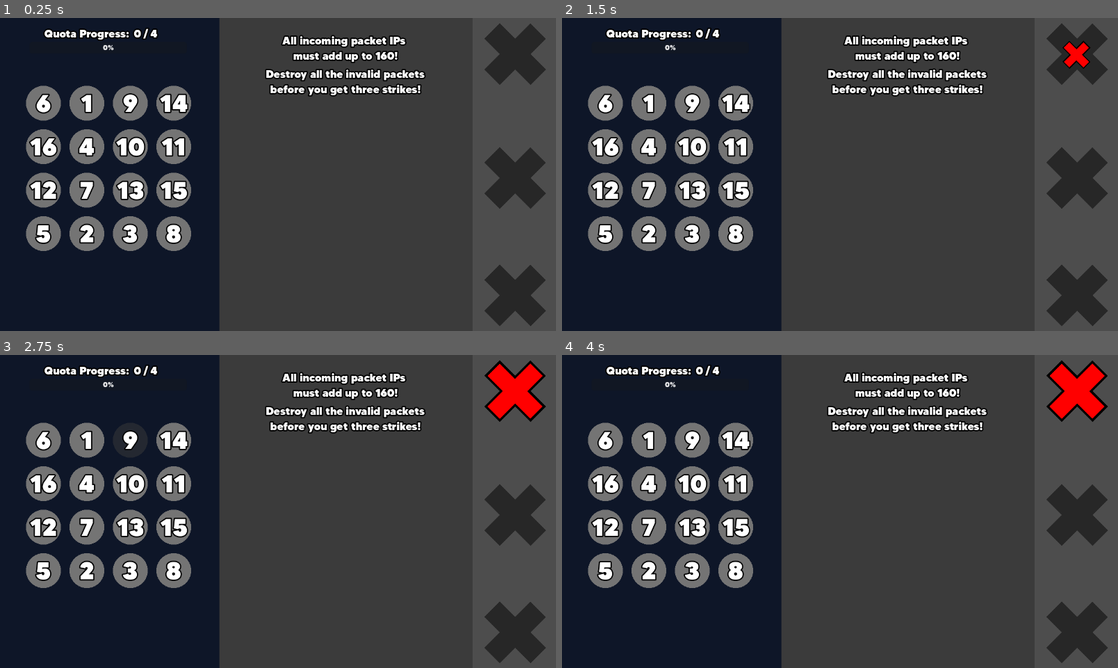
Above: before the commit, frames 1-4 (two rows, left to right).
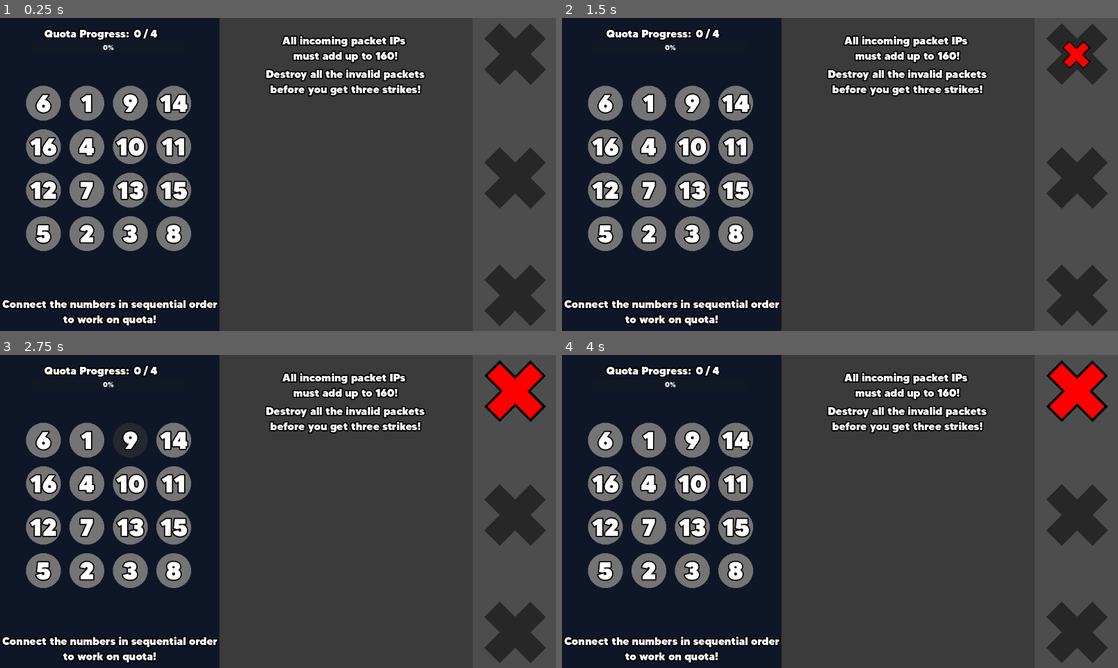
Above: after the commit, the same moments.

Repository: SHKBRD/GameOfRiskCyber
Game: Godot game, scene res://scenes/game_scene.tscn
Two runs of this game, one before a commit and one after it. Both use one fixed random seed, a clock stepped at 60 frames per second and the inputs below.
Inputs (mouse positions are in pixels of both pictures, inside the frame that each line leads up to):
- Up to frame 1 (0.25 s): no input
- Up to frame 2 (1.5 s): tap Enter at 0.5 s; move the mouse to (606, 102) at 0.52 s; tap T (Check) at 0.6 s; tap Space at 1.25 s; move the mouse to (650, 102) at 1.27 s; click (650, 102) at 1.35 s
- Up to frame 3 (2.75 s): move the mouse to (127, 439) at 2.02 s; tap T (Check) at 2.1 s
- Up to frame 4 (4 s): tap Enter at 2.75 s; move the mouse to (734, 439) at 2.77 s; click (734, 439) at 2.85 s; tap Space at 3.5 s; move the mouse to (606, 483) at 3.52 s; tap T (Check) at 3.6 s

The runs differ from the first frame. In frame 1, 1.3% of the frame differs, in the area x 0-40%, y 89-99%; in frame 2, 1.3%; in frame 3, 1.3%; in frame 4, 1.3%.

Commit message:
add progress

Diff:
--- a/scenes/work_scene.tscn
+++ b/scenes/work_scene.tscn
@@ -44,6 +44,16 @@
 max_value = 5.0
 value = 5.0
 
+[node name="QuotaProgress2" type="Label" parent="QuotaProgressBar"]
+layout_mode = 2
+offset_left = -63.0
+offset_top = 587.0
+offset_right = 432.0
+offset_bottom = 654.0
+text = "Connect the numbers in sequential order
+to work on quota!"
+horizontal_alignment = 1
+
 [node name="ProgressTextContain" type="GridContainer" parent="QuotaProgressBar"]
 layout_mode = 0
 offset_left = 34.0
